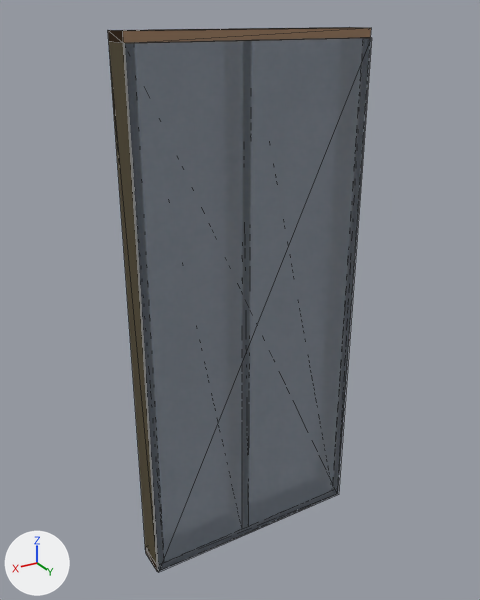
An edit to the glTF model panels/EX21_GF.glb, drawn before and after from the same camera.
Both versions are drawn from a 50 mm camera at (1.44, 2.33, 1.24) aimed at (0.02, -0.04, 0.06). The axes (+X, +Y, +Z) are drawn at lower left. The lights are the same throughout. The older version comes first. Mesh edges are drawn as thin lines. Vertices at exactly the same position are counted once.

Names of what the first picture shows: 'EX21 GF'.
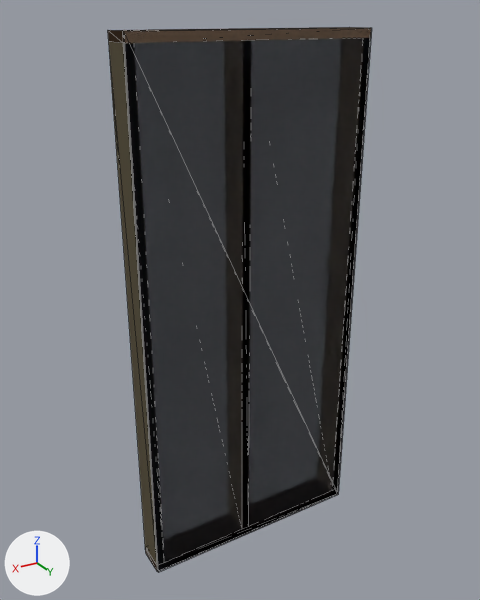
Pixel boxes [x1, y1, x2, y2] of what changed, in the pictures (480 x 600 px; the box of a moved part takes in the faces that stretch with it):
part 1 of me_ex21_gf, moved or reshaped
    before: [124, 38, 372, 573]
    after: [123, 28, 372, 573]

What changed in the scene script:
```text
Change me_ex21_gf:
    where me_ex21_gf.from_pydata(...)  # 64 vertices, 96 faces, 96 loose edges; spans x -0.54..0.54, y -0.07..0.07, z -1.19..1.19
    used by ob_ex21_gf; location = (0.0, 0.0, 0.0)
    me_ex21_gf part 1
    me_ex21_gf.vertices[57].co: (-0.54, 0.07, -1.19) -> (0.54, 0.07, -1.19)  # pixel (337, 493) -> pixel (158, 572)
    me_ex21_gf.vertices[58].co: (0.54, 0.07, -1.19) -> (0.54, 0.07, 1.19)  # pixel (157, 571) -> pixel (124, 31)
    me_ex21_gf.vertices[59].co: (0.54, 0.07, -1.19) -> (-0.54, 0.07, 1.19)  # pixel (158, 572) -> pixel (372, 28)
    me_ex21_gf.vertices[60].co: (0.54, 0.07, 1.15) -> (-0.54, 0.07, -1.19)  # pixel (123, 43) -> pixel (337, 493)
    me_ex21_gf.vertices[61].co: (0.54, 0.07, 1.15) -> (-0.54, 0.07, 1.19)  # pixel (124, 43) -> pixel (370, 28)
    me_ex21_gf.vertices[62].co: (-0.54, 0.07, 1.15) -> (0.54, 0.07, 1.19)  # pixel (370, 37) -> pixel (123, 31)
    me_ex21_gf.vertices[63].co: (-0.54, 0.07, 1.15) -> (0.54, 0.07, -1.19)  # pixel (371, 37) -> pixel (157, 571)
```
